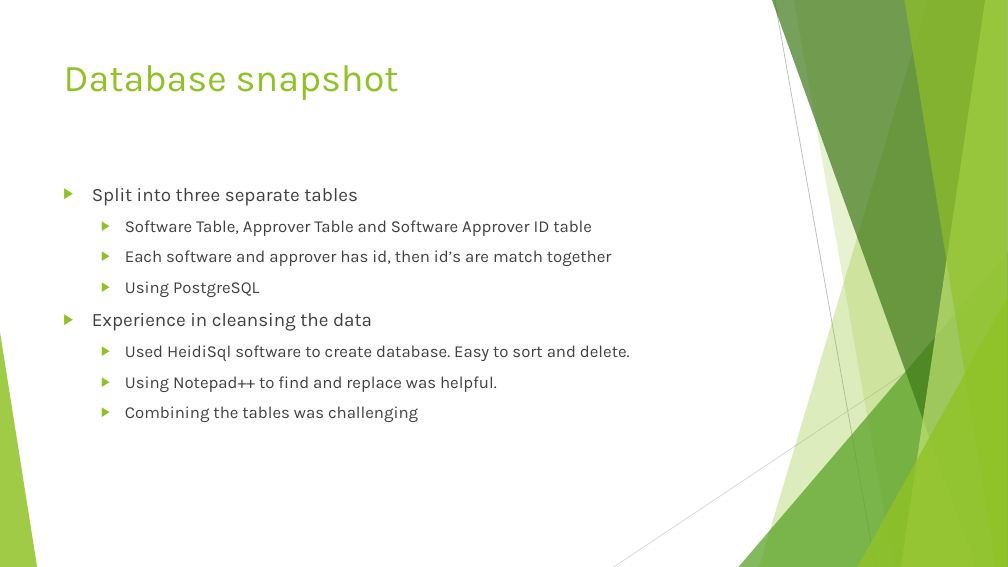
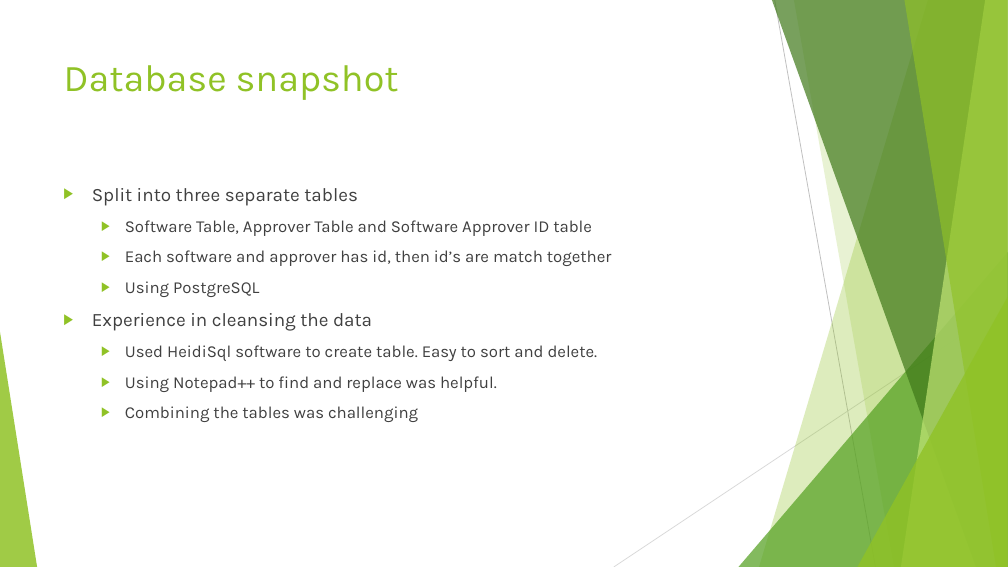
Before and after one commit to Konnie789/ENSE-470, a slide deck: slide 2 of Milestone 4/Milestone 4.ppt. Drawn at 1008x567 pixels with LibreOffice and Linux fonts; fonts in the diff are those of the drawing. Boxes give left, top, right and bottom in pixels: in the first picture for what was removed or moved away, otherwise in the second. Text is boxed around its words. In the diff, an @@ line names an element or a change of style, - is before the commit and + after.

Commit message:
Added few things to Database slide

```diff
--- a/Milestone 4/Milestone 4.ppt
+++ b/Milestone 4/Milestone 4.ppt
@@ text at [125, 345, 598, 361]: text changed @@
-  ▶ Used HeidiSql software to create database. Easy to sort and delete.
+  ▶ Used HeidiSql software to create table. Easy to sort and delete.
```
